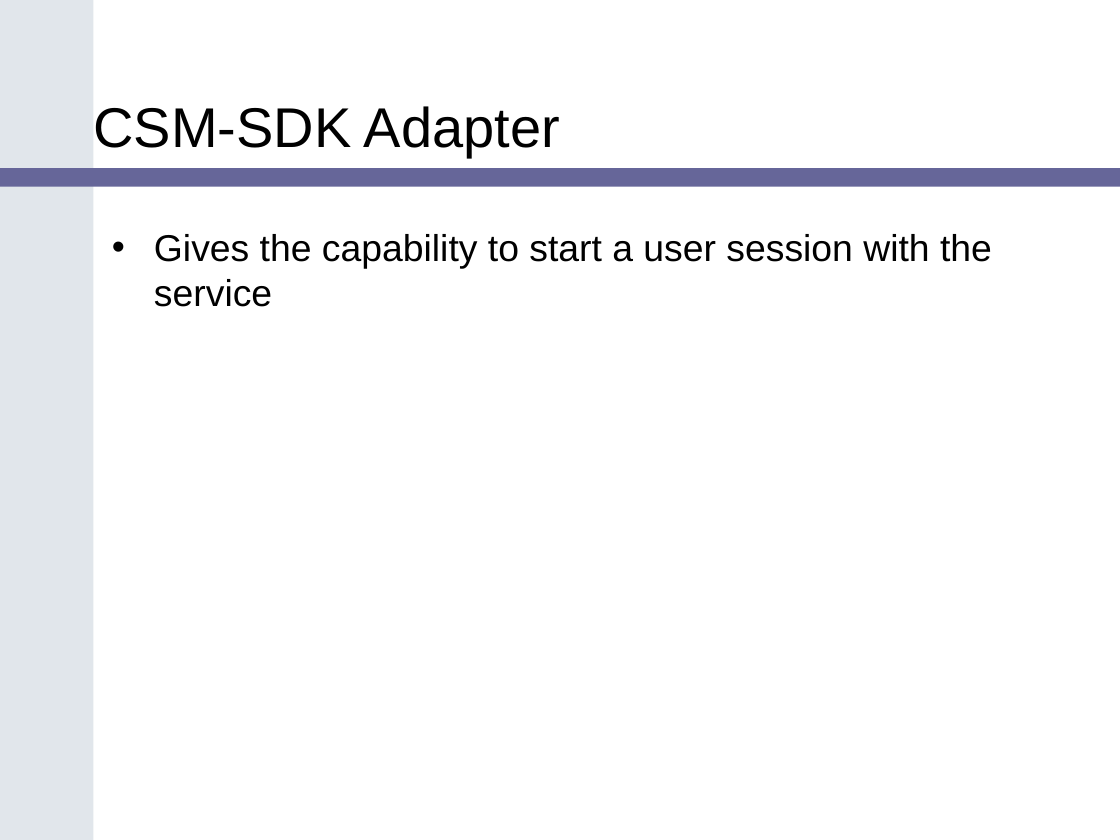
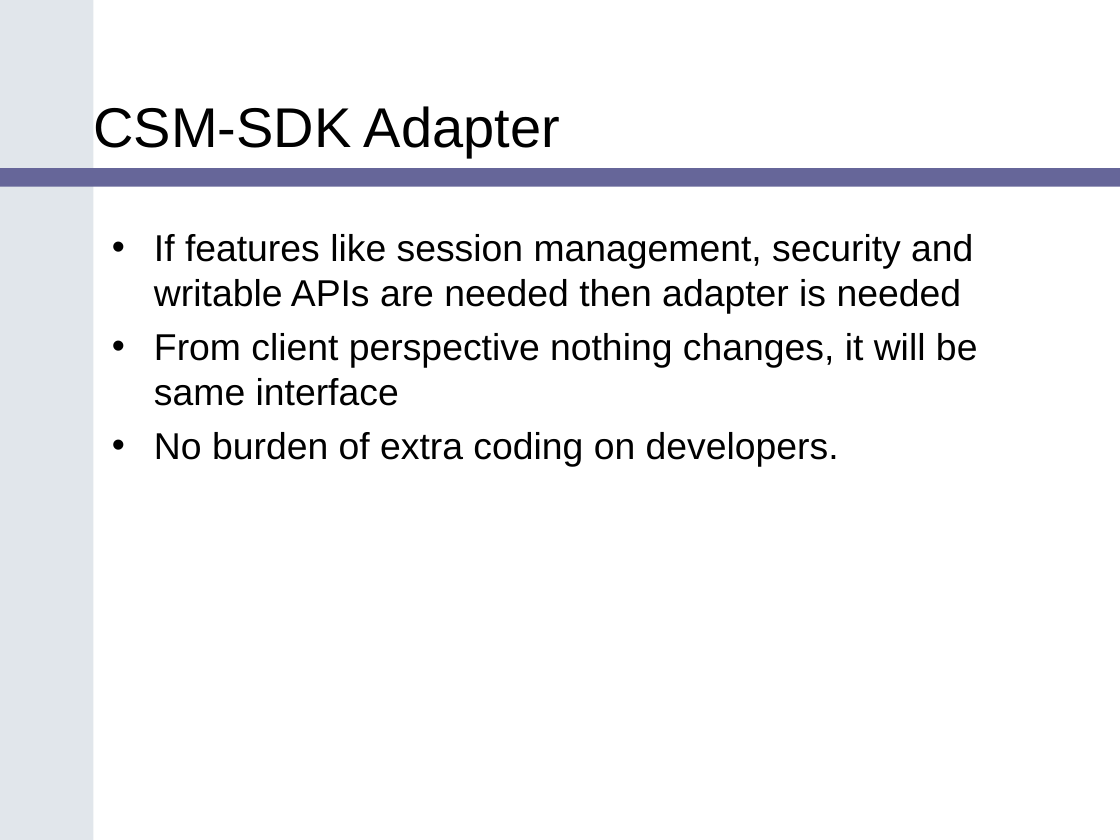
Before and after one commit to CBIIT/common-security-module-docs, a slide deck: slide 19 of Presentations/SDK_Bootcamp_CSM_v1.ppt. Drawn at 1120x840 pixels with LibreOffice and Linux fonts; fonts in the diff are those of the drawing; background and template pictures are left out. Boxes give left, top, right and bottom in pixels: in the first picture for what was removed or moved away, otherwise in the second. Text is boxed around its words. In the diff, an @@ line names an element or a change of style, - is before the commit and + after.

Commit message:
*** empty log message ***
SVN-Revision: 1395

```diff
--- a/Presentations/SDK_Bootcamp_CSM_v1.ppt
+++ b/Presentations/SDK_Bootcamp_CSM_v1.ppt
@@ text at [154, 234, 978, 466]: text changed @@
-• Gives the capability to start a user session with the service
+• If features like session management, security and writable APIs are needed then adapter is needed
+• From client perspective nothing changes, it will be same interface
+• No burden of extra coding on developers.
```
